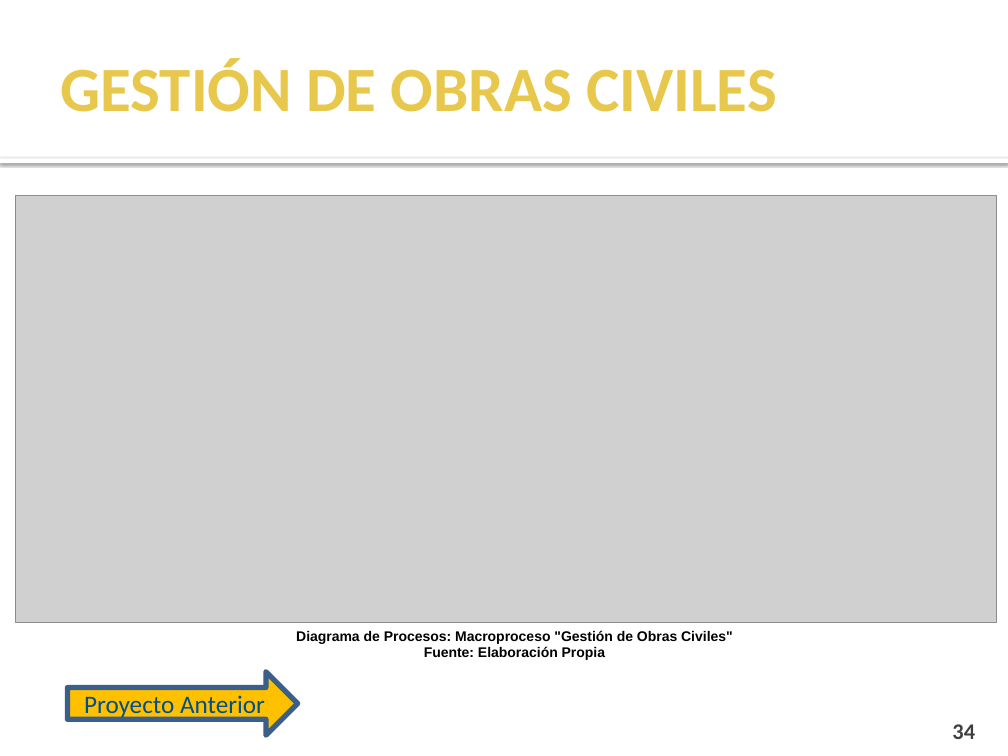
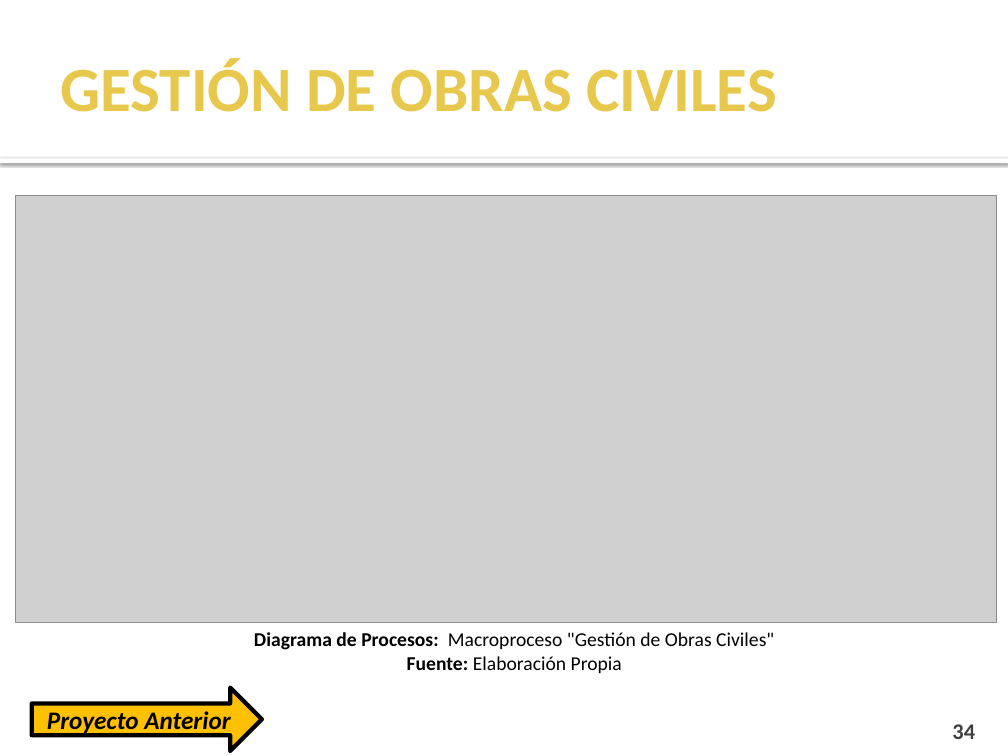
Before and after one commit to cms/proyecto-fya, a slide deck: slide 34 of Presentacion Final Ciclo 2011-1/Presentación Semana 17.pptx. Drawn at 1008x756 pixels with LibreOffice and Linux fonts; fonts in the diff are those of the drawing; grey boxes stand for pictures; background and template pictures are left out. Boxes give left, top, right and bottom in pixels: in the first picture for what was removed or moved away, otherwise in the second. Text is boxed around its words. In the diff, an @@ line names an element or a change of style, - is before the commit and + after.

```diff
--- a/Presentacion Final Ciclo 2011-1/Presentación Semana 17.pptx
+++ b/Presentacion Final Ciclo 2011-1/Presentación Semana 17.pptx
@@ text "Diagrama de Procesos: Macroproceso "Gestión ..." at (254, 632, 774, 673): size 10 to 14 pt, font Arial to Calibri; bold off in "Macroproceso "Gestión de Obras Civiles"", "Elaboración Propia" @@
@@ right arrow "Proyecto Anterior": place and size @@
-right arrow "Proyecto Anterior" at (68, 671, 297, 735)
+right arrow "Proyecto Anterior" at (31, 687, 261, 751)
@@ right arrow "Proyecto Anterior" at (31, 687, 261, 751): text colour #004F8A to #000000, bold on, italic on; outline #3A5F8C 3.78 pt to #000000 3 pt @@
```
Also in this commit, not shown: 8 other slides changed, 1 slide added, 1 slide removed.
